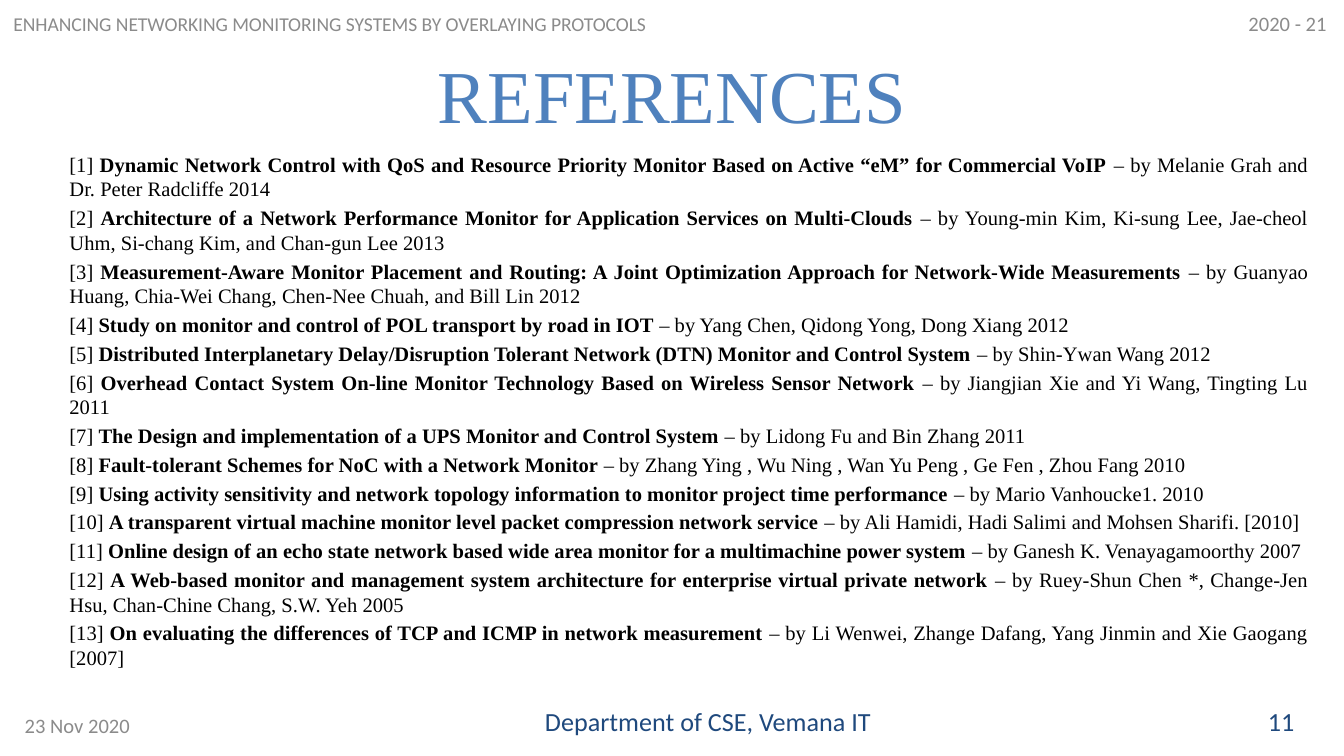
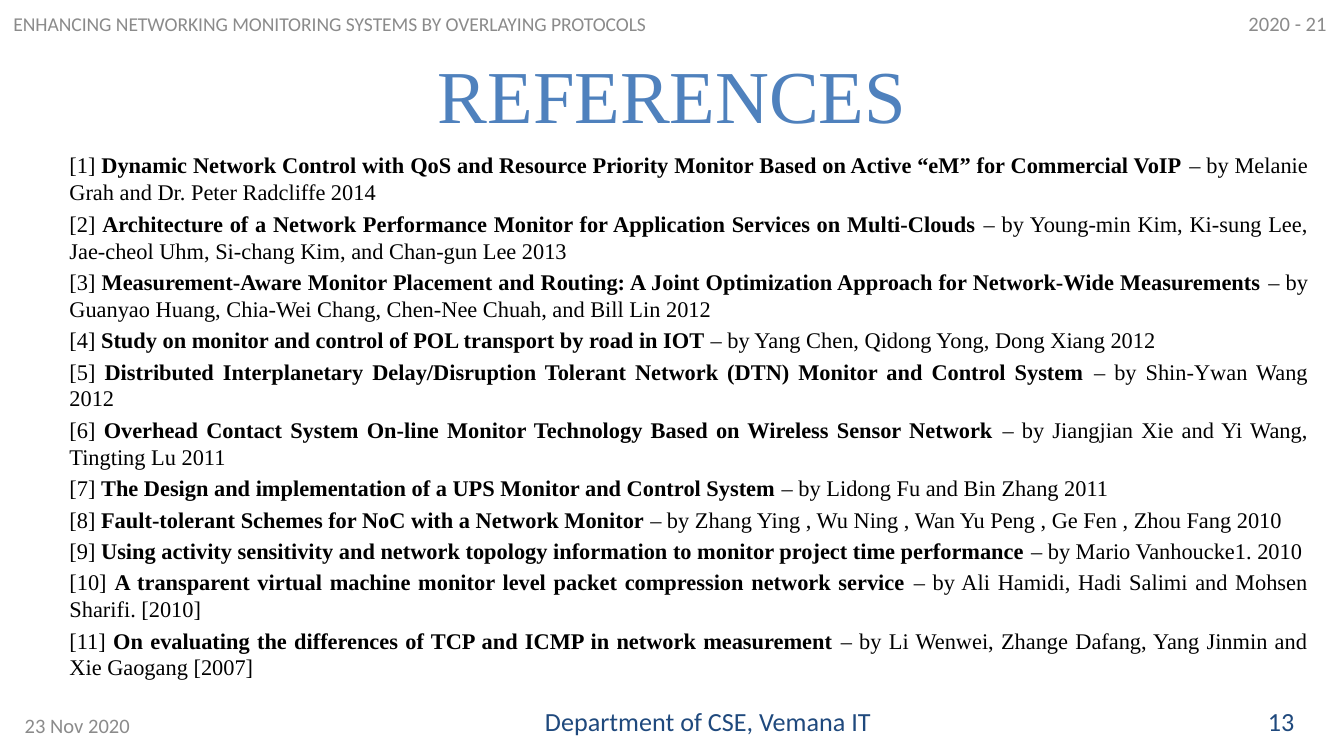
Before and after one commit to rajashreey841/network-monitor, a slide deck: slide 15 of PPT-Review-1.pptx (slide 13 before the commit). Drawn at 1344x756 pixels with LibreOffice and Linux fonts; fonts in the diff are those of the drawing. Boxes give left, top, right and bottom in pixels: in the first picture for what was removed or moved away, otherwise in the second. Text is boxed around its words. In the diff, an @@ line names an element or a change of style, - is before the commit and + after.

```diff
--- a/PPT-Review-1.pptx
+++ b/PPT-Review-1.pptx
@@ text at <box>69,157,1308,620</box>: size 11 to 12 pt @@
@@ text at <box>69,633,1307,680</box>: text changed; size 11 to 12 pt; bold off @@
-[11] Online design of an echo state network based wide area monitor for a multimachine power system – by Ganesh K. Venayagamoorthy 2007
-[12] A Web-based monitor and management system architecture for enterprise virtual private network – by Ruey-Shun Chen *, Change-Jen Hsu, Chan-Chine Chang, S.W. Yeh 2005
-[13] On evaluating the differences of TCP and ICMP in network measurement – by Li Wenwei, Zhange Dafang, Yang Jinmin and Xie Gaogang [2007]
+[11] On evaluating the differences of TCP and ICMP in network measurement – by Li Wenwei, Zhange Dafang, Yang Jinmin and Xie Gaogang [2007]
@@ text at <box>1268,714,1294,731</box>: text changed @@
-11
+13
```
Also in this commit, not shown: 12 other slides changed, 2 slides added.
